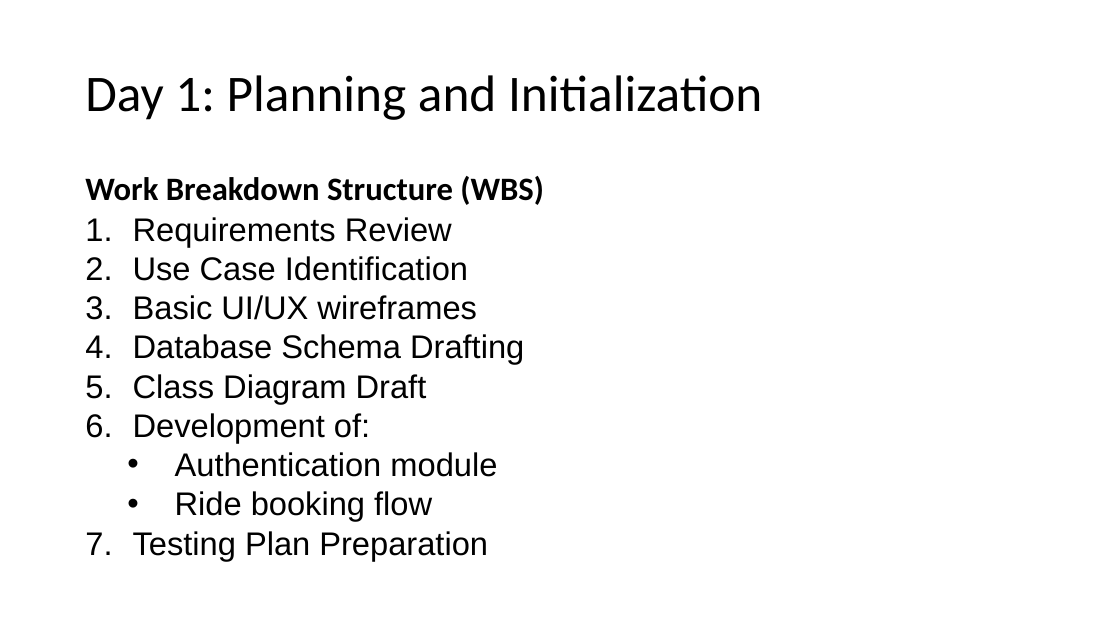
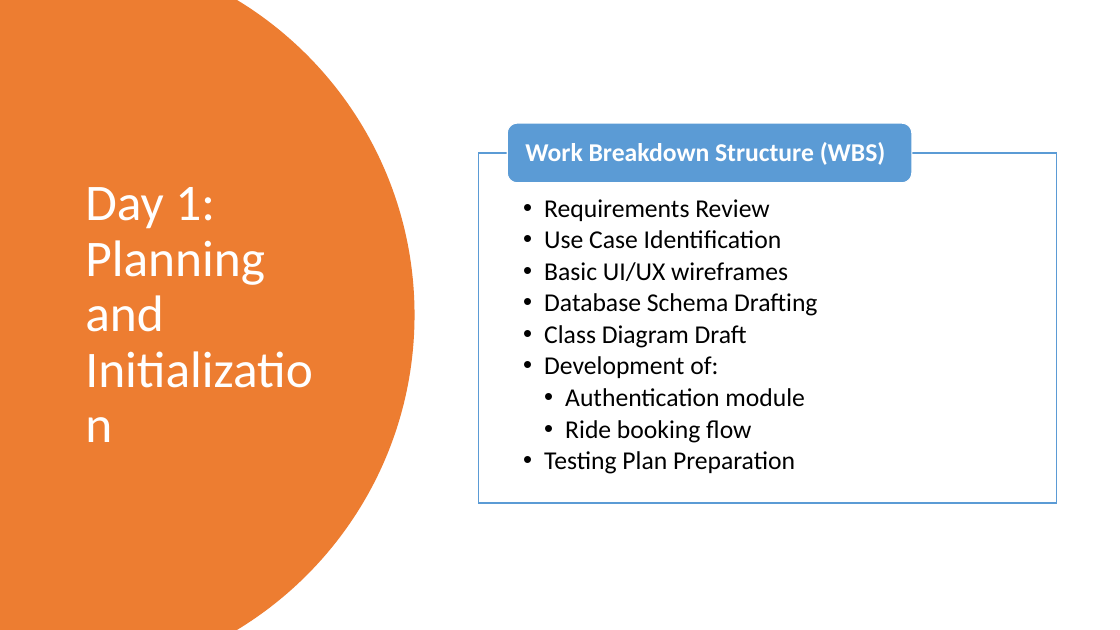
Before and after one commit to CheetoBuri/ProposalForSmartRide, a slide deck: slide 5 of Smartride proposal.pptx. Drawn at 1120x630 pixels with LibreOffice and Linux fonts; fonts in the diff are those of the drawing. Boxes give left, top, right and bottom in pixels: in the first picture for what was removed or moved away, otherwise in the second. Text is boxed around its words. In the diff, an @@ line names an element or a change of style, - is before the commit and + after.

```diff
--- a/Smartride proposal.pptx
+++ b/Smartride proposal.pptx
@@ freeform shape added at bbox=[0, 0, 414, 630], fill #ED7D31 @@
@@ title "Day 1: Planning and Initialization": place and size @@
-title "Day 1: Planning and Initialization" at bbox=[85, 75, 762, 120]
+title "Day 1: Planning and Initialization" at bbox=[85, 187, 265, 332]
@@ title "Day 1: Planning and Initialization" at bbox=[85, 187, 265, 332]: text colour #000000 to #FFFFFF @@
@@ rounded rectangle added at bbox=[507, 124, 912, 183], fill #5B9BD5, outline #FFFFFF 1 pt @@
@@ text "Work Breakdown Structure (WBS)": place and size @@
-text "Work Breakdown Structure (WBS)" at bbox=[85, 176, 544, 205]
+text "Work Breakdown Structure (WBS)" at bbox=[525, 142, 886, 165]
@@ text "Work Breakdown Structure (WBS)" at bbox=[525, 142, 886, 165]: size 28 to 22 pt, text colour #000000 to #FFFFFF; less space between paragraphs; vertical alignment top to middle @@
@@ text "Requirements Review": place and size @@
-text "Requirements Review" at bbox=[133, 217, 524, 560]
+text "Requirements Review" at bbox=[544, 199, 817, 474]
@@ text "Requirements Review" at bbox=[544, 199, 817, 474]: size 28 to 22 pt, font Arial to Calibri; bullet 1. to •; list level 1 to 2 in "Requirements Review"; line spacing 1 to 0.9; list level 1 to 2 in "Use Case Identification"; list level 1 to 2 in "Basic UI/UX wireframes"; list level 1 to 2 in "Database Schema Drafting"; list level 1 to 2 in "Class Diagram Draft"; list level 1 to 2 in "Development of:"; list level 2 to 3 in "Authentication module"; list level 2 to 3 in "Ride booking flow"; list level 1 to 2 in "Testing Plan Preparation"; vertical alignment middle to top @@
@@ rectangle added at bbox=[479, 153, 1057, 503], fill #FFFFFF at 90% opacity, outline #5B9BD5 1 pt @@
```
Also in this commit, not shown: 16 other slides changed.
